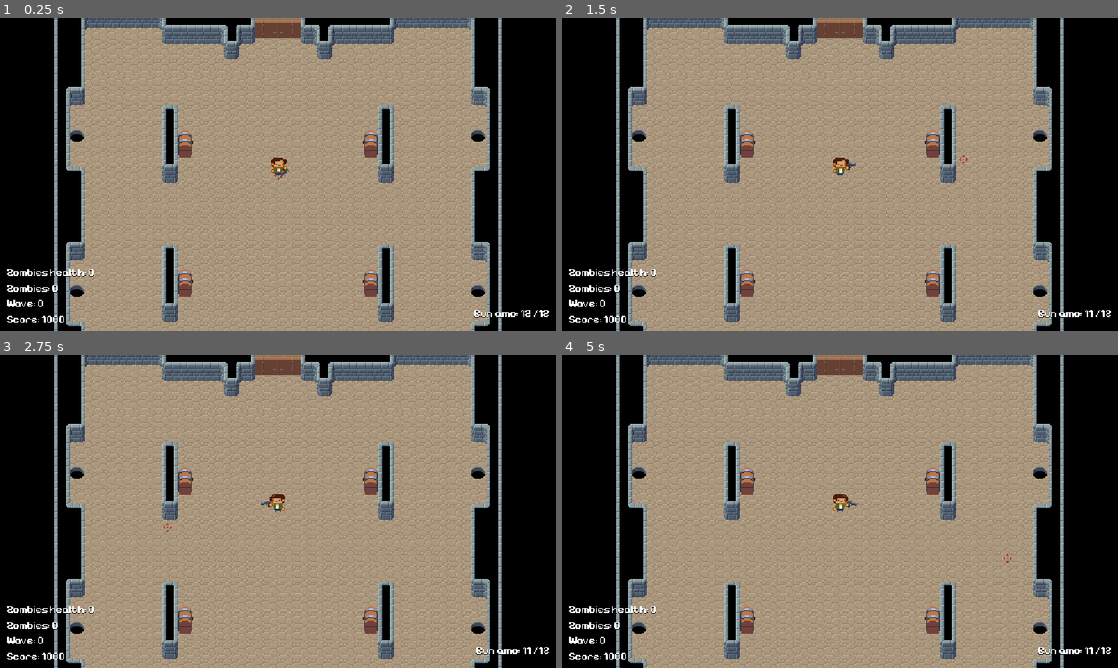
Above: before the commit, frames 1-4 (two rows, left to right).
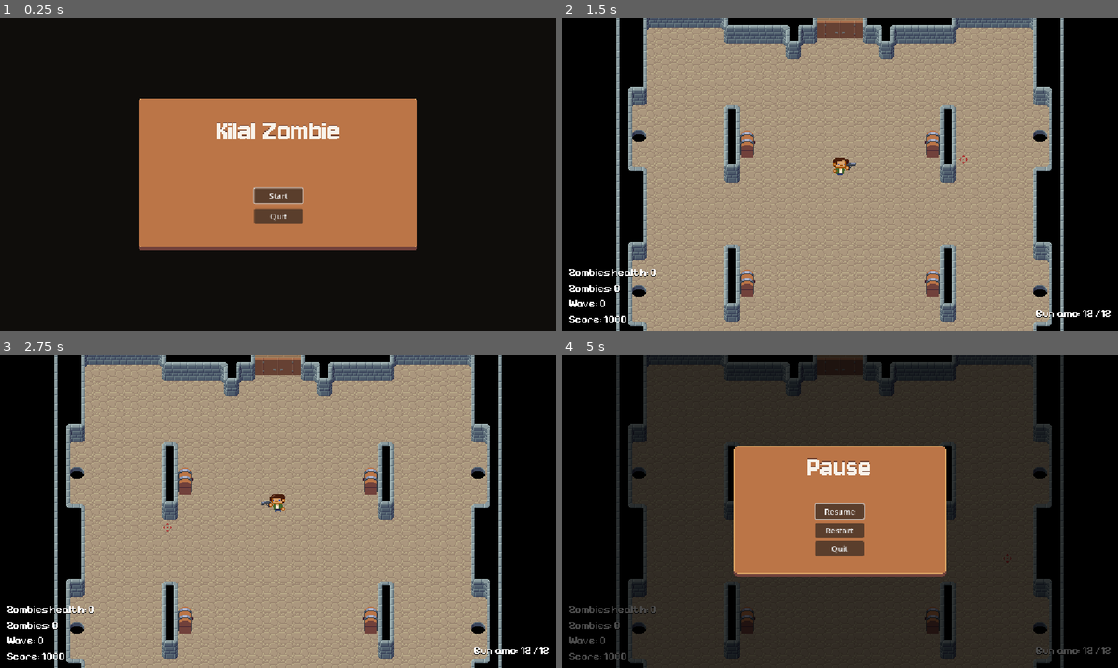
Above: after the commit, the same moments.

Repository: gab1tod/KilalZombie
Game: Godot game, scene res://scenes/levels/MainMenu.tscn
Same seed, same stepped clock (60 frames per second), same inputs: the game is played once before the commit and once after it. Before the commit the project starts from res://scenes/Main.tscn.
Inputs (mouse positions are in pixels of both pictures, inside the frame that each line leads up to):
- Up to frame 1 (0.25 s): no input
- Up to frame 2 (1.5 s): click (840, 196) at 0.5 s, where only the run after the commit has a clickable "Start"; tap Enter at 1.25 s; move the mouse to (962, 158) at 1.27 s
- Up to frame 3 (2.75 s): move the mouse to (166, 527) at 2.02 s
- Up to frame 4 (5 s): move the mouse to (895, 442) at 2.77 s; tap Space at 3.5 s; move the mouse to (812, 574) at 3.52 s; tap Enter at 4.25 s; move the mouse to (1006, 558) at 4.27 s; tap Escape (pause, bound only after the commit) at 4.9 s

The runs differ from the first frame. In frame 1, 74% of the frame differs, in the area x 1-99%, y 0-100%; in frame 2, 0.1%; in frame 3, 0.1%; in frame 4, 73%.

Commit message:
add pause menu + main menu

Diff:
--- a/project.godot
+++ b/project.godot
@@ -11,7 +11,7 @@
 [application]
 
 config/name="Kilal Zombie"
-run/main_scene="uid://dyt67iu8nuu60"
+run/main_scene="uid://cba733jrew60e"
 config/features=PackedStringArray("4.5", "Forward Plus")
 config/icon="res://icon.svg"
 
@@ -21,6 +21,14 @@
 
 [input]
 
+ui_accept={
+"deadzone": 0.5,
+"events": [Object(InputEventKey,"resource_local_to_scene":false,"resource_name":"","device":0,"window_id":0,"alt_pressed":false,"shift_pressed":false,"ctrl_pressed":false,"meta_pressed":false,"pressed":false,"keycode":4194309,"physical_keycode":0,"key_label":0,"unicode":0,"location":0,"echo":false,"script":null)
+, Object(InputEventKey,"resource_local_to_scene":false,"resource_name":"","device":0,"window_id":0,"alt_pressed":false,"shift_pressed":false,"ctrl_pressed":false,"meta_pressed":false,"pressed":false,"keycode":4194310,"physical_keycode":0,"key_label":0,"unicode":0,"location":0,"echo":false,"script":null)
+, Object(InputEventKey,"resource_local_to_scene":false,"resource_name":"","device":0,"window_id":0,"alt_pressed":false,"shift_pressed":false,"ctrl_pressed":false,"meta_pressed":false,"pressed":false,"keycode":32,"physical_keycode":0,"key_label":0,"unicode":32,"location":0,"echo":false,"script":null)
+, Object(InputEventJoypadButton,"resource_local_to_scene":false,"resource_name":"","device":-1,"button_index":0,"pressure":0.0,"pressed":true,"script":null)
+]
+}
 p0_move_left={
 "deadzone": 0.2,
 "events": [Object(InputEventKey,"resource_local_to_scene":false,"resource_name":"","device":0,"window_id":0,"alt_presse …(189 unchanged characters)…
@@ -138,6 +146,12 @@
 "events": [Object(InputEventJoypadButton,"resource_local_to_scene":false,"resource_name":"","device":1,"button_index":2,"pressure":0.0,"pressed":true,"script":null)
 ]
 }
+pause={
+"deadzone": 0.2,
+"events": [Object(InputEventKey,"resource_local_to_scene":false,"resource_name":"","device":-1,"window_id":0,"alt_pressed":false,"shift_pressed":false,"ctrl_pressed":false,"meta_pressed":false,"pressed":false,"keycode":0,"physical_keycode":4194305,"key_label":0,"unicode":0,"location":0,"echo":false,"script":null)
+, Object(InputEventJoypadButton,"resource_local_to_scene":false,"resource_name":"","device":-1,"button_index":6,"pressure":0.0,"pressed":true,"script":null)
+]
+}
 
 [rendering]
 
--- a/scenes/Coop.tscn
+++ b/scenes/Coop.tscn
@@ -1,6 +1,6 @@
 [gd_scene load_steps=5 format=3 uid="uid://bpn7i14wbejpd"]
 
-[ext_resource type="Script" uid="uid://dbtls5dkc4yjt" path="res://scripts/main.gd" id="1_ipa8u"]
+[ext_resource type="Script" uid="uid://dbtls5dkc4yjt" path="res://scripts/solo_level.gd" id="1_ipa8u"]
 [ext_resource type="PackedScene" uid="uid://budp1wl2w7ma1" path="res://scenes/Player.tscn" id="2_5p23f"]
 [ext_resource type="PackedScene" uid="uid://bgmn3p41i16tg" path="res://scenes/weapons/Revolver.tscn" id="3_qfh36"]
 
--- /dev/null
+++ b/scenes/levels/MainMenu.tscn
@@ -0,0 +1,95 @@
+[gd_scene load_steps=6 format=3 uid="uid://cba733jrew60e"]
+
+[ext_resource type="Texture2D" uid="uid://dyjqjro80p54e" path="res://assets/UI.png" id="1_4g3rc"]
+[ext_resource type="FontFile" uid="uid://ckrrv3c1332yu" path="res://assets/fonts/Jersey_10/Jersey10-Regular.ttf" id="1_4xtjk"]
+[ext_resource type="Script" uid="uid://dk8qnmvw72nyi" path="res://scripts/main_menu.gd" id="1_hyrlu"]
+[ext_resource type="PackedScene" uid="uid://dyt67iu8nuu60" path="res://scenes/levels/SoloLevel.tscn" id="2_agb1x"]
+
+[sub_resource type="LabelSettings" id="LabelSettings_4g3rc"]
+font = ExtResource("1_4xtjk")
+font_size = 64
+font_color = Color(0.97, 0.9522167, 0.9215, 1)
+shadow_size = 0
+shadow_color = Color(0.43, 0.25972, 0.1978, 1)
+shadow_offset = Vector2(0, -2)
+
+[node name="MainMenu" type="CanvasLayer"]
+script = ExtResource("1_hyrlu")
+solo_game = ExtResource("2_agb1x")
+
+[node name="Background" type="ColorRect" parent="."]
+anchors_preset = 15
+anchor_right = 1.0
+anchor_bottom = 1.0
+grow_horizontal = 2
+grow_vertical = 2
+color = Color(0.06, 0.051, 0.042, 1)
+
+[node name="NinePatchRect" type="NinePatchRect" parent="."]
+anchors_preset = 8
+anchor_left = 0.5
+anchor_top = 0.5
+anchor_right = 0.5
+anchor_bottom = 0.5
+offset_left = -289.0
+offset_top = -157.0
+offset_right = 289.0
+offset_bottom = 157.0
+grow_horizontal = 2
+grow_vertical = 2
+texture = ExtResource("1_4g3rc")
+patch_margin_left = 5
+patch_margin_top = 5
+patch_margin_right = 5
+patch_margin_bottom = 11
+
+[node name="Title" type="Label" parent="NinePatchRect"]
+layout_mode = 1
+anchors_preset = 8
+anchor_left = 0.5
+anchor_top = 0.5
+anchor_right = 0.5
+anchor_bottom = 0.5
+offset_left = -67.0
+offset_top = -126.5
+offset_right = 67.0
+offset_bottom = -56.5
+grow_horizontal = 2
+grow_vertical = 2
+text = "Kilal Zombie"
+label_settings = SubResource("LabelSettings_4g3rc")
+horizontal_alignment = 1
+vertical_alignment = 1
+
+[node name="StartButton" type="Button" parent="NinePatchRect"]
+layout_mode = 1
+anchors_preset = 8
+anchor_left = 0.5
+anchor_top = 0.5
+anchor_right = 0.5
+anchor_bottom = 0.5
+offset_left = -50.0
+offset_top = 28.0
+offset_right = 50.0
+offset_bottom = 59.0
+grow_horizontal = 2
+grow_vertical = 2
+text = "Start"
+
+[node name="QuitButton" type="Button" parent="NinePatchRect"]
+layout_mode = 1
+anchors_preset = 8
+anchor_left = 0.5
+anchor_top = 0.5
+anchor_right = 0.5
+anchor_bottom = 0.5
+offset_left = -50.0
+offset_top = 70.0
+offset_right = 50.0
+offset_bottom = 101.0
+grow_horizontal = 2
+grow_vertical = 2
+text = "Quit"
+
+[connection signal="pressed" from="NinePatchRect/StartButton" to="." method="start_solo_game"]
+[connection signal="pressed" from="NinePatchRect/QuitButton" to="." method="quit_game"]
--- a/scenes/Main.tscn
+++ b/scenes/levels/SoloLevel.tscn
@@ -1,35 +1,45 @@
-[gd_scene load_steps=18 format=4 uid="uid://dyt67iu8nuu60"]
-
-[ext_resource type="PackedScene" uid="uid://budp1wl2w7ma1" path="res://scenes/Player.tscn" id="1_elqb8"]
-[ext_resource type="Script" uid="uid://dbtls5dkc4yjt" path="res://scripts/main.gd" id="1_rarhs"]
-[ext_resource type="PackedScene" uid="uid://c36tdsd2hb6vk" path="res://scenes/weapons/Pistol.tscn" id="3_c01mt"]
-[ext_resource type="TileSet" uid="uid://c7i03p4eyyrp2" path="res://assets/Tileset.tres" id="4_nxtc6"]
-[ext_resource type="Script" uid="uid://bldepu4wqtu8p" path="res://scripts/attribute_label.gd" id="4_rarhs"]
-[ext_resource type="PackedScene" uid="uid://be3ekaf5l7dm3" path="res://scenes/doors/DoubleDoors.tscn" id="5_jlsqs"]
-[ext_resource type="PackedScene" uid="uid://dqp7r4yugeymp" path="res://scenes/chests/VLLargeChest.tscn" id="5_q8u5g"]
-[ext_resource type="PackedScene" uid="uid://d0doy4t1m4hj6" path="res://scenes/weapons/AK47.tscn" id="6_lhr70"]
-[ext_resource type="PackedScene" uid="uid://16xk306m0wlw" path="res://scenes/Spawner.tscn" id="6_q8u5g"]
-[ext_resource type="PackedScene" uid="uid://bortyt2h16o5e" path="res://scenes/chests/VRLargeChest.tscn" id="9_qmy6f"]
-[ext_resource type="PackedScene" uid="uid://rcaoibwcy82i" path="res://scenes/weapons/M14.tscn" id="10_3p2gp"]
-[ext_resource type="PackedScene" uid="uid://bmvylkq552c2p" path="res://scenes/weapons/Thompson.tscn" id="10_mwfav"]
-[ext_resource type="PackedScene" uid="uid://7t5a30v16j1" path="res://scenes/weapons/Shotgun.tscn" id="11_3p2gp"]
-[ext_resource type="FontFile" uid="uid://bq3d7xj75nx7m" path="res://assets/fonts/Pixelify_Sans/PixelifySans-VariableFont_wght.ttf" id="14_cvmbd"]
-[ext_resource type="FontFile" uid="uid://ckrrv3c1332yu" path="res://assets/fonts/Jersey_10/Jersey10-Regular.ttf" id="15_3p2gp"]
+[gd_scene load_steps=21 format=4 uid="uid://dyt67iu8nuu60"]
+
+[ext_resource type="Script" uid="uid://dbtls5dkc4yjt" path="res://scripts/solo_level.gd" id="1_hix62"]
+[ext_resource type="PackedScene" uid="uid://budp1wl2w7ma1" path="res://scenes/Player.tscn" id="2_wv0p8"]
+[ext_resource type="PackedScene" uid="uid://c36tdsd2hb6vk" path="res://scenes/weapons/Pistol.tscn" id="3_vwb6c"]
+[ext_resource type="TileSet" uid="uid://c7i03p4eyyrp2" path="res://assets/Tileset.tres" id="4_lx8mc"]
+[ext_resource type="PackedScene" uid="uid://be3ekaf5l7dm3" path="res://scenes/doors/DoubleDoors.tscn" id="5_2ix2k"]
+[ext_resource type="PackedScene" uid="uid://16xk306m0wlw" path="res://scenes/Spawner.tscn" id="6_7ssrm"]
+[ext_resource type="PackedScene" uid="uid://dqp7r4yugeymp" path="res://scenes/chests/VLLargeChest.tscn" id="7_u61iy"]
+[ext_resource type="PackedScene" uid="uid://rcaoibwcy82i" path="res://scenes/weapons/M14.tscn" id="8_c7t1v"]
+[ext_resource type="PackedScene" uid="uid://bortyt2h16o5e" path="res://scenes/chests/VRLargeChest.tscn" id="9_2djjx"]
+[ext_resource type="PackedScene" uid="uid://d0doy4t1m4hj6" path="res://scenes/weapons/AK47.tscn" id="10_2nyos"]
+[ext_resource type="PackedScene" uid="uid://7t5a30v16j1" path="res://scenes/weapons/Shotgun.tscn" id="11_amxrn"]
+[ext_resource type="PackedScene" uid="uid://bmvylkq552c2p" path="res://scenes/weapons/Thompson.tscn" id="12_fhv3x"]
+[ext_resource type="FontFile" uid="uid://bq3d7xj75nx7m" path="res://assets/fonts/Pixelify_Sans/PixelifySans-VariableFont_wght.ttf" id="13_5anhj"]
+[ext_resource type="Script" uid="uid://bldepu4wqtu8p" path="res://scripts/attribute_label.gd" id="14_30g26"]
+[ext_resource type="FontFile" uid="uid://ckrrv3c1332yu" path="res://assets/fonts/Jersey_10/Jersey10-Regular.ttf" id="15_mh6bb"]
+[ext_resource type="Script" uid="uid://dukh4yjkdd0bb" path="res://scripts/pause_menu.gd" id="16_tlvns"]
+[ext_resource type="Texture2D" uid="uid://dyjqjro80p54e" path="res://assets/UI.png" id="17_07p04"]
 
 [sub_resource type="LabelSettings" id="LabelSettings_rarhs"]
-font = ExtResource("14_cvmbd")
+font = ExtResource("13_5anhj")
 font_size = 22
 shadow_color = Color(0, 0, 0, 1)
 shadow_offset = Vector2(0, 1)
 
 [sub_resource type="LabelSettings" id="LabelSettings_wp0k4"]
-font = ExtResource("15_3p2gp")
+font = ExtResource("15_mh6bb")
 font_size = 64
 shadow_size = 0
 shadow_offset = Vector2(0, 4)
 
+[sub_resource type="LabelSettings" id="LabelSettings_3p2gp"]
+font = ExtResource("15_mh6bb")
+font_size = 64
+font_color = Color(0.97, 0.9522167, 0.9215, 1)
+shadow_size = 0
+shadow_color = Color(0.43, 0.25972, 0.1978, 1)
+shadow_offset = Vector2(0, -2)
+
 [node name="Main" type="Node2D" node_paths=PackedStringArray("world")]
-script = ExtResource("1_rarhs")
+script = ExtResource("1_hix62")
 world = NodePath("World")
 announcer_fade_duration = 0.7
 announcer_remain_duration = 2.0
@@ -218,5 +228,107 @@
 vertical_alignment = 1
 uppercase = true
 
+[node name="PauseMenu" type="CanvasLayer" parent="."]
+process_mode = 2
+script = ExtResource("16_tlvns")
+
+[node name="ColorRect" type="ColorRect" parent="PauseMenu"]
+anchors_preset = 15
+anchor_right = 1.0
+anchor_bottom = 1.0
+grow_horizontal = 2
+grow_vertical = 2
+color = Color(0, 0, 0, 0.7058824)
+
+[node name="NinePatchRect" type="NinePatchRect" parent="PauseMenu"]
+anchors_preset = 8
+anchor_left = 0.5
+anchor_top = 0.5
+anchor_right = 0.5
+anchor_bottom = 0.5
+offset_left = -219.0
+offset_top = -135.0
+offset_right = 219.0
+offset_bottom = 135.0
+grow_horizontal = 2
+grow_vertical = 2
+texture = ExtResource("17_07p04")
+region_rect = Rect2(0, 0, 32, 32)
+patch_margin_left = 5
+patch_margin_top = 5
+patch_margin_right = 5
+patch_margin_bottom = 11
+
+[node name="Title" type="Label" parent="PauseMenu/NinePatchRect"]
+layout_mode = 1
+anchors_preset = 8
+anchor_left = 0.5
+anchor_top = 0.5
+anchor_right = 0.5
+anchor_bottom = 0.5
+offset_left = -67.0
+offset_top = -126.5
+offset_right = 67.0
+offset_bottom = -56.5
+grow_horizontal = 2
+grow_vertical = 2
+text = "Pause"
+label_settings = SubResource("LabelSettings_3p2gp")
+horizontal_alignment = 1
+vertical_alignment = 1
+
+[node name="ResumeButton" type="Button" parent="PauseMenu/NinePatchRect"]
+layout_mode = 1
+anchors_preset = 8
+anchor_left = 0.5
+anchor_top = 0.5
+anchor_right = 0.5
+anchor_bottom = 0.5
+offset_left = -50.0
+offset_top = -15.5
+offset_right = 50.0
+offset_bottom = 15.5
+grow_horizontal = 2
+grow_vertical = 2
+text = "Resume"
+
+[node name="RestartButton" type="Button" parent="PauseMenu/NinePatchRect"]
+layout_mode = 1
+anchors_preset = 8
+anchor_left = 0.5
+anchor_top = 0.5
+anchor_right = 0.5
+anchor_bottom = 0.5
+offset_left = -50.0
+offset_top = 24.0
+offset_right = 50.0
+offset_bottom = 55.0
+grow_horizontal = 2
+grow_vertical = 2
+text = "Restart"
+
+[node name="QuitButton" type="Button" parent="PauseMenu/NinePatchRect"]
+layout_mode = 1
+anchors_preset = 8
+anchor_left = 0.5
+anchor_top = 0.5
+anchor_right = 0.5
+anchor_bottom = 0.5
+offset_left = -50.0
+offset_top = 62.0
+offset_right = 50.0
+offset_bottom = 93.0
+grow_horizontal = 2
+grow_vertical = 2
+text = "Quit"
+
+[node name="InhibitionTimer" type="Timer" parent="PauseMenu"]
+process_mode = 3
+wait_time = 0.1
+one_shot = true
+
 [connection signal="timeout" from="SpawnTimer" to="." method="_on_spawn_timer_timeout"]
 [connection signal="timeout" from="RestTimer" to="." method="_on_rest_timer_timeout"]
+[connection signal="pressed" from="PauseMenu/NinePatchRect/ResumeButton" to="PauseMenu" method="close_menu"]
+[connection signal="pressed" from="PauseMenu/NinePatchRect/RestartButton" to="PauseMenu" method="restart_level"]
+[connection signal="pressed" from="PauseMenu/NinePatchRect/QuitButton" to="PauseMenu" method="quit_level"]
--- /dev/null
+++ b/scripts/main_menu.gd
@@ -0,0 +1,20 @@
+extends CanvasLayer
+
+
+@onready var start_button := $NinePatchRect/StartButton
+
+# Called when the node enters the scene tree for the first time.
+func _ready() -> void:
+	start_button.grab_focus()
+
+
+# Called every frame. 'delta' is the elapsed time since the previous frame.
+func _process(delta: float) -> void:
+	pass
+
+
+func start_solo_game() -> void:
+	get_tree().change_scene_to_file("res://scenes/levels/SoloLevel.tscn")
+
+func quit_game() -> void:
+	get_tree().quit()
--- /dev/null
+++ b/scripts/pause_menu.gd
@@ -0,0 +1,44 @@
+extends CanvasLayer
+
+
+@onready var inhibition_timer := $InhibitionTimer
+@onready var resume_button := $NinePatchRect/ResumeButton
+
+
+# Called when the node enters the scene tree for the first time.
+func _ready() -> void:
+	visible = false
+
+
+# Called every frame. 'delta' is the elapsed time since the previous frame.
+func _process(delta: float) -> void:
+	if Input.is_action_just_pressed("pause"):
+		close_menu()
+
+
+func open_menu() -> void:
+	if not inhibition_timer.is_stopped():
+		return
+
+	get_tree().paused = true
+	resume_button.grab_focus()
+	Input.set_mouse_mode(Input.MOUSE_MODE_VISIBLE)
+	visible = true
+	inhibition_timer.start()
+
+func close_menu() -> void:
+	if not inhibition_timer.is_stopped():
+		return
+
+	Input.set_mouse_mode(Input.MOUSE_MODE_HIDDEN)
+	visible = false
+	inhibition_timer.start()
+	get_tree().paused = false
+
+func restart_level() -> void:
+	get_tree().paused = false
+	get_tree().reload_current_scene()
+
+func quit_level() -> void:
+	get_tree().paused = false
+	get_tree().change_scene_to_file("res://scenes/levels/MainMenu.tscn")
--- a/scripts/main.gd
+++ b/scripts/solo_level.gd
@@ -31,6 +31,7 @@
 @onready var walls = $World/Walls
 
 @onready var announcer_label := $CanvasLayer/Announcer
+@onready var pause_menu := $PauseMenu
 
 # Called when the node enters the scene tree for the first time.
 func _ready() -> void:
@@ -47,7 +48,8 @@
 
 # Called every frame. 'delta' is the elapsed time since the previous frame.
 func _process(delta: float) -> void:
-	pass
+	if Input.is_action_just_pressed("pause"):
+		pause_menu.open_menu()
 
 
 func _on_spawn_timer_timeout() -> void:
Binary file added: assets/UI.ase
Binary file added: assets/UI.png
Not shown, added: assets/UI.png.import
Not shown: 8 places in scenes/levels/SoloLevel.tscn that only renumber resources
Not shown, added: scripts/main_menu.gd.uid
Not shown, added: scripts/pause_menu.gd.uid
Renamed: scripts/main.gd.uid -> scripts/solo_level.gd.uid
